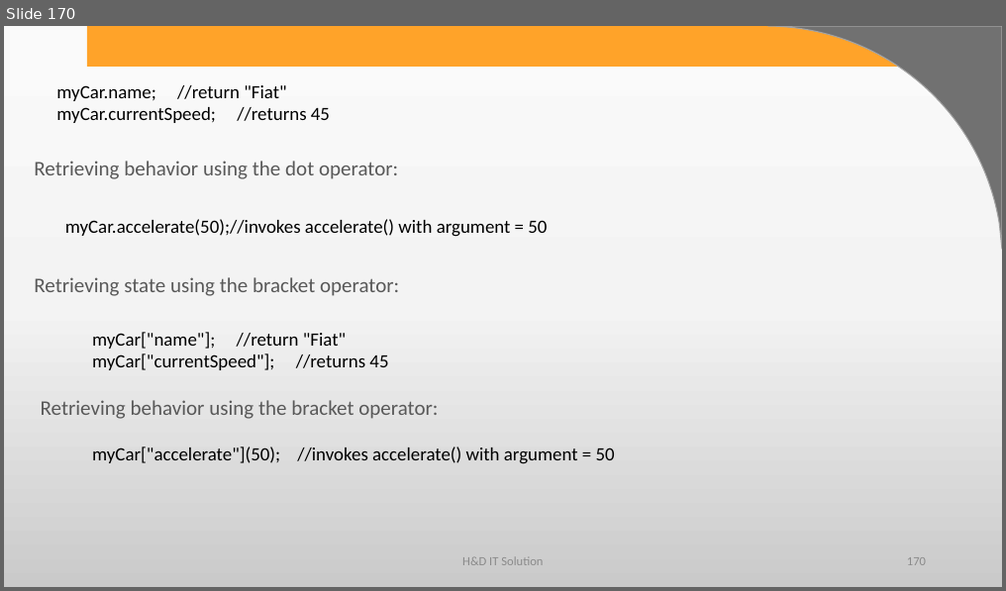
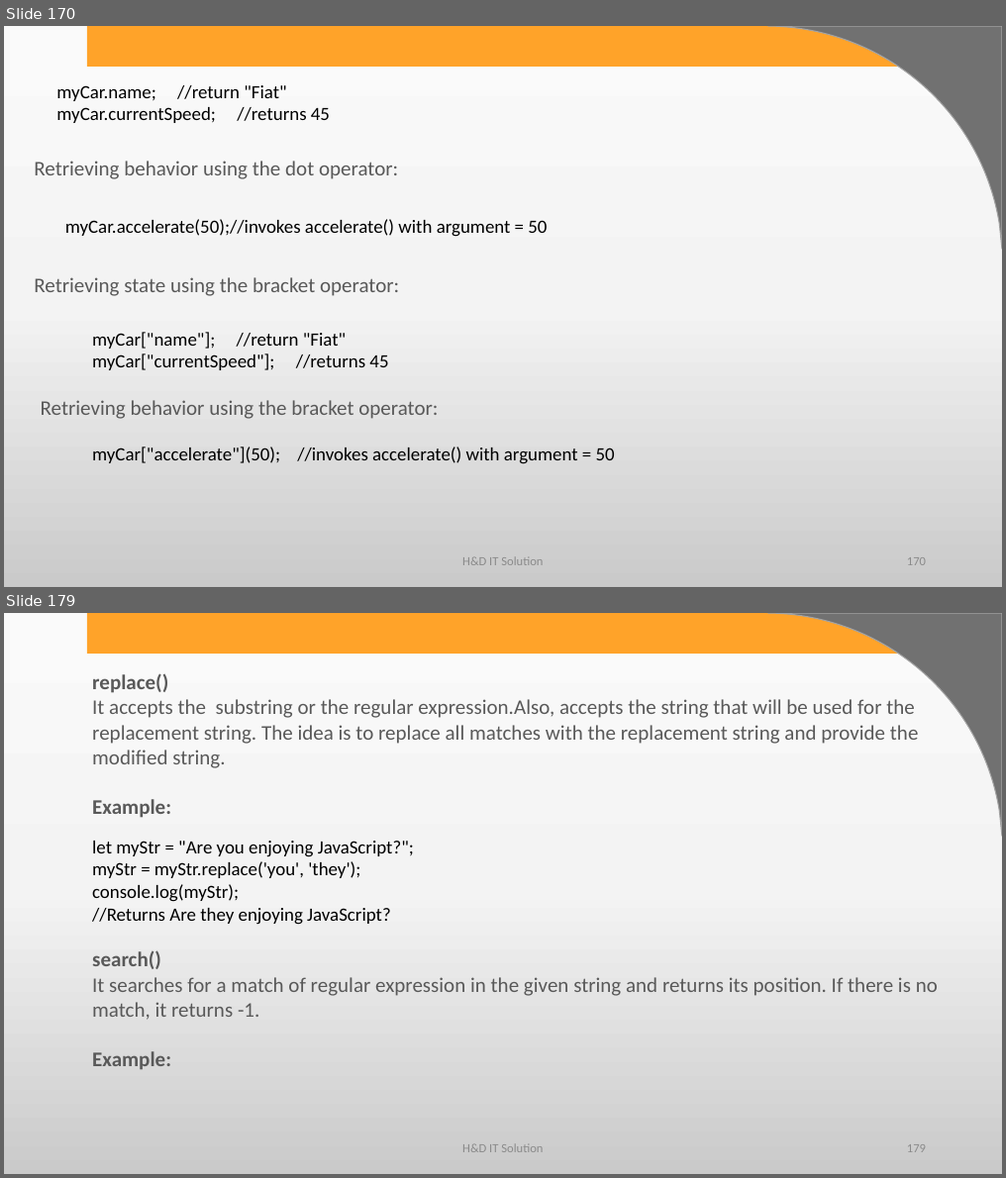
Before and after one commit to harshadasawant/javascript, a slide deck: ppt/JavaScript.pptx. Shown one above the other, each under a label of ours: slide 170 before the commit, slides 170 and 179 after it; the slides between them are not shown. The pictures are 1006x591 and 1006x1178 pixels, drawn with LibreOffice and Linux fonts; fonts in the diff are those of the drawing; background and template pictures are left out. Boxes give left, top, right and bottom in pixels: in the first picture for what was removed or moved away, otherwise in the second. Text is boxed around its words. In the diff, an @@ line names an element or a change of style, - is before the commit and + after.

```diff
--- a/ppt/JavaScript.pptx
+++ b/ppt/JavaScript.pptx
@@ slide 179 added at <box>4,613,1002,1174</box>, background gradient #FBFBFB to #F4F4F4 to #CBCBCB; not listed: 2 template elements that a slide beside it also shows @@
@@ text added at <box>92,673,919,818</box>, 20 pt, text #595959 @@
+replace()
+It accepts the substring or the regular expression.Also, accepts the string that will be used for the replacement string. The idea is to replace all matches with the replacement string and provide the modified string.
+Example:
@@ text added at <box>92,841,414,925</box>, 18 pt, text #000000 @@
+let myStr = "Are you enjoying JavaScript?";
+myStr = myStr.replace('you', 'they');
+console.log(myStr);
+//Returns Are they enjoying JavaScript?
@@ text added at <box>92,951,938,1069</box>, 20 pt, text #595959 @@
+search()
+It searches for a match of regular expression in the given string and returns its position. If there is no match, it returns -1.
+Example:
@@ text added at <box>462,1145,543,1153</box>, 12 pt, text #8C8C8C @@
+H&D IT Solution
@@ page number added at <box>907,1145,926,1153</box>, 12 pt, text #8C8C8C @@
+179
```
Also in this commit, not shown: 31 other slides added, 1 other file.
